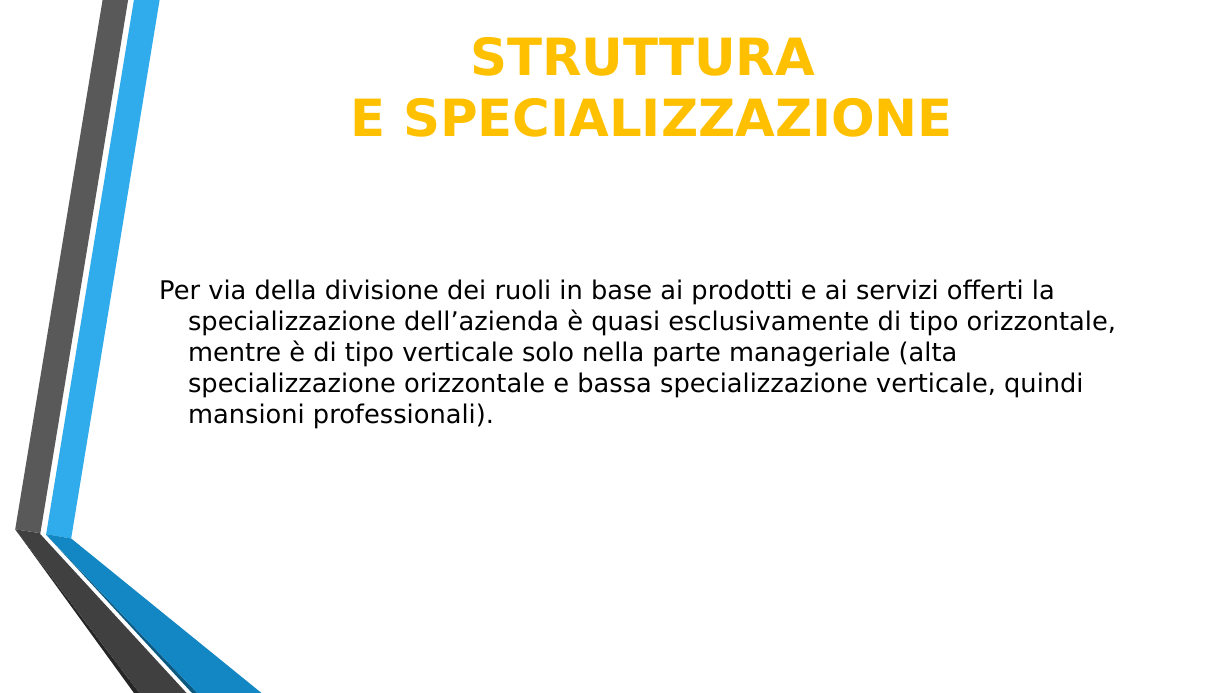
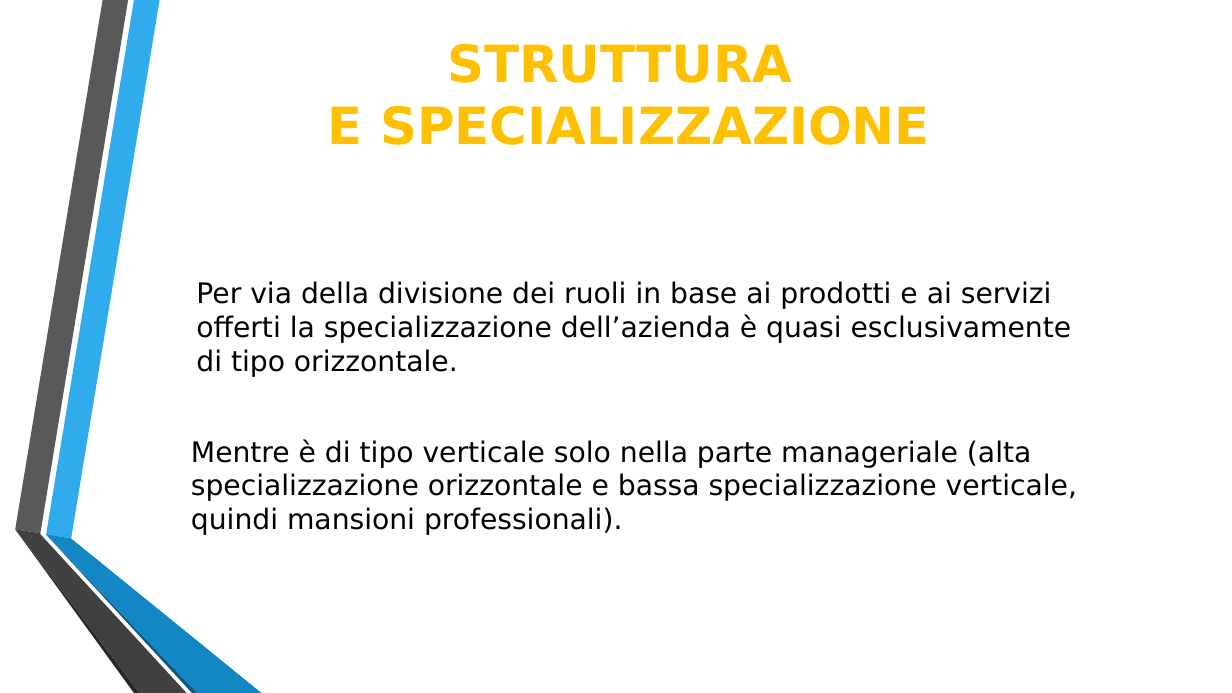
Before and after one commit to Lince99/GPOI, a slide deck: slide 5 of m0n0wall/Presentazione_M0n0wall.odp. Drawn at 1232x693 pixels with LibreOffice and Linux fonts; fonts in the diff are those of the drawing. Boxes give left, top, right and bottom in pixels: in the first picture for what was removed or moved away, otherwise in the second. Text is boxed around its words. In the diff, an @@ line names an element or a change of style, - is before the commit and + after.

Commit message:
Fix odp format

```diff
--- a/m0n0wall/Presentazione_M0n0wall.odp
+++ b/m0n0wall/Presentazione_M0n0wall.odp
@@ title "STRUTTURA E SPECIALIZZAZIONE": place and size @@
-title "STRUTTURA E SPECIALIZZAZIONE" at bbox=[350, 37, 952, 137]
+title "STRUTTURA E SPECIALIZZAZIONE" at bbox=[328, 44, 929, 145]
@@ text "Per via della divisione dei ..." at bbox=[196, 281, 1072, 377]: vertical alignment middle to top @@
@@ text at bbox=[196, 281, 1072, 377]: text changed; size 20 to 22 pt @@
-Per via della divisione dei ruoli in base ai prodotti e ai servizi offerti la specializzazione dell’azienda è quasi esclusivamente di tipo orizzontale, mentre è di tipo verticale solo nella parte manageriale (alta specializzazione orizzontale e bassa specializzazione verticale, quindi mansioni professionali).
+Per via della divisione dei ruoli in base ai prodotti e ai servizi offerti la specializzazione dell’azienda è quasi esclusivamente di tipo orizzontale.
@@ text added at bbox=[191, 439, 1077, 535], 22 pt, text #000000 @@
+Mentre è di tipo verticale solo nella parte manageriale (alta specializzazione orizzontale e bassa specializzazione verticale, quindi mansioni professionali).
```
Also in this commit, not shown: 6 other slides changed, 2 slides added, 2 slides removed, 1 other file.
